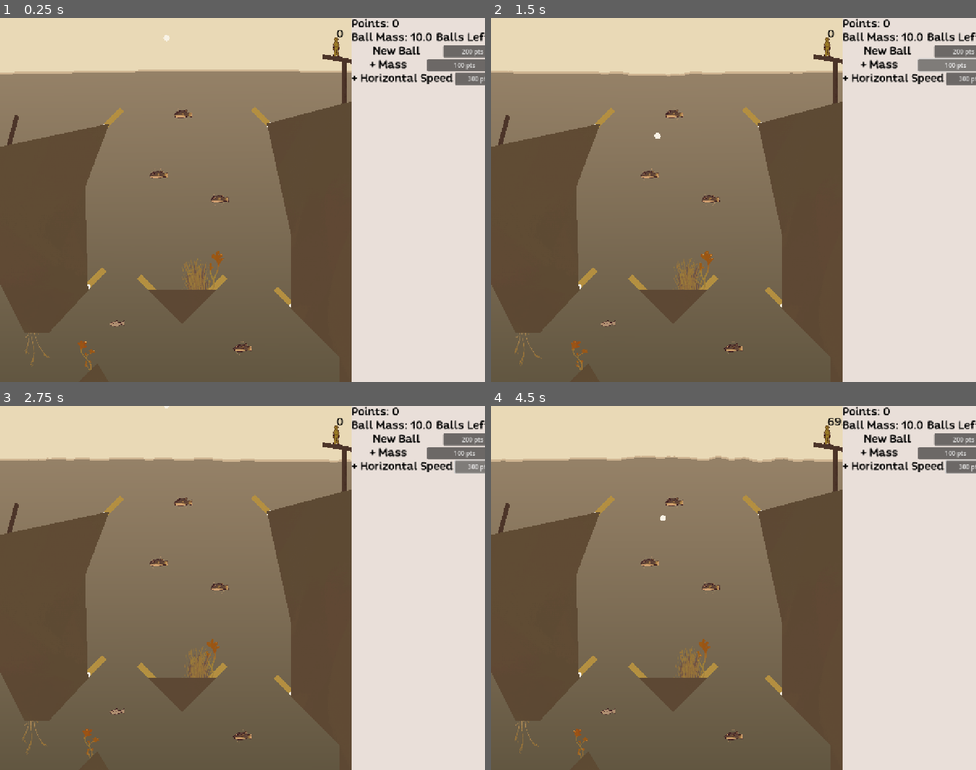
Above: before the commit, frames 1-4 (two rows, left to right).
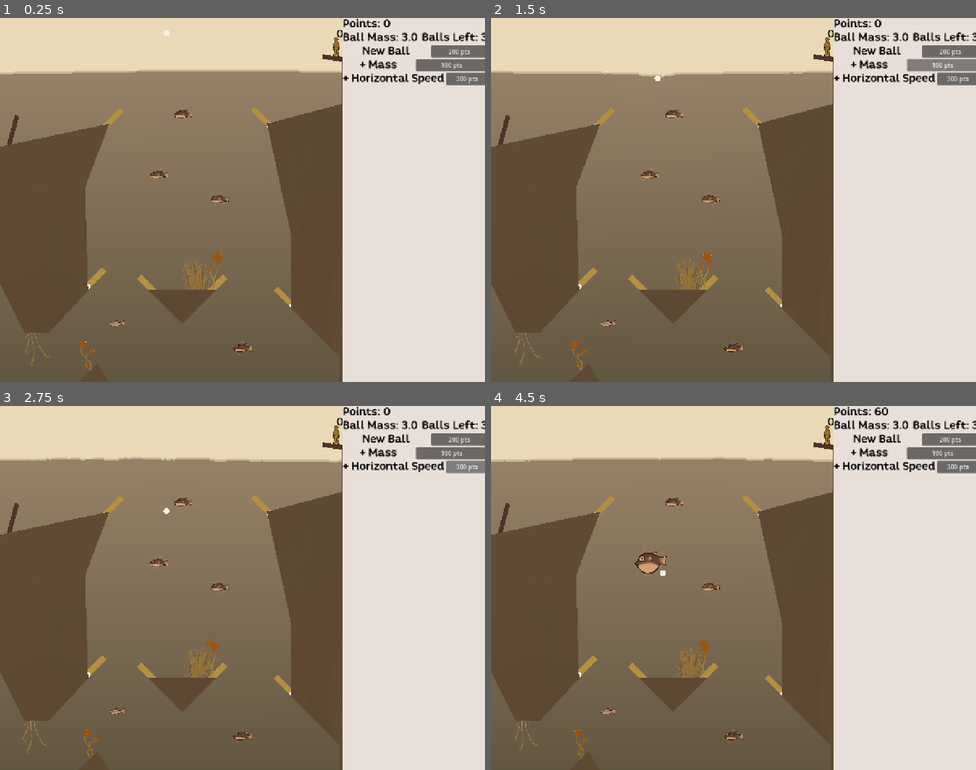
Above: after the commit, the same moments.

Repository: AlexSabetti/pinballgamedanglingpointers
Game: Godot game, scene res://Scenes/Levels/dev_level.tscn
Same seed, same stepped clock (60 frames per second), same inputs: the game is played once before the commit and once after it.
Inputs (mouse positions are in pixels of both pictures, inside the frame that each line leads up to):
- Up to frame 1 (0.25 s): no input
- Up to frame 2 (1.5 s): click "200 pts" at 0.5 s; click "100 pts" at 1.25 s
- Up to frame 3 (2.75 s): click "300 pts" at 2 s
- Up to frame 4 (4.5 s): tap Enter (ui_accept) at 2.75, 3.02, 3.77 s; move the mouse to (840, 569) at 2.77 s; hold D (move_right) 2.78-3.53 s; right-click (840, 569) at 2.85 s; move the mouse to (636, 606) at 3.52 s; hold A (move_left) 3.53-4.28 s; tap R (return_ball) at 3.6 s; move the mouse to (782, 507) at 4.27 s; hold D (move_right) from 4.28 s (still down); right-click (782, 507) at 4.35 s

The runs differ from the first frame. In frame 1, 3.5% of the frame differs, in the area x 33-100%, y 0-100%; in frame 2, 3.6%; in frame 3, 3.7%; in frame 4, 4.0%, in the area x 2-100%, y 0-100%.

Commit message:
Unstable

Diff:
--- a/Ball2.tscn
+++ b/Ball2.tscn
@@ -14,7 +14,10 @@
 collision_mask = 5
 contact_monitor = true
 max_contacts_reported = 5
+linear_damp = 1.0
 script = ExtResource("1_1idr5")
+def_mass = 0.6
+strafe_mod = 1.5
 
 [node name="CollisionShape2D" type="CollisionShape2D" parent="."]
 shape = SubResource("CircleShape2D_3dv24")
--- a/Scenes/Levels/dev_level.tscn
+++ b/Scenes/Levels/dev_level.tscn
@@ -1,10 +1,10 @@
-[gd_scene load_steps=27 format=3 uid="uid://dy2xtfmqqdllt"]
+[gd_scene load_steps=29 format=3 uid="uid://dy2xtfmqqdllt"]
 
 [ext_resource type="PackedScene" uid="uid://dptuwkou7rtwb" path="res://Scenes/UI/ui_game.tscn" id="2_a4gs4"]
 [ext_resource type="Texture2D" uid="uid://btntiqtwb0eny" path="res://Resources/Textures/PinBallSeaSketch.png" id="2_qjxb5"]
 [ext_resource type="PackedScene" uid="uid://dydf8crpits10" path="res://Scenes/Entities/bumper.tscn" id="3_5de3p"]
+[ext_resource type="Script" path="res://Scripts/camera_endgame.gd" id="3_s552w"]
 [ext_resource type="PackedScene" uid="uid://dt717xlm4kygx" path="res://Scenes/Entities/obsticle_box.tscn" id="4_x6hwe"]
-[ext_resource type="PackedScene" uid="uid://785u5c1jkney" path="res://Scenes/Entities/deathVolume.tscn" id="5_qxfwy"]
 [ext_resource type="PackedScene" uid="uid://cysp5xv0gmlxc" path="res://Scenes/Entities/paddle.tscn" id="6_bnqav"]
 [ext_resource type="PackedScene" uid="uid://bkjlpphibbfog" path="res://Scenes/Entities/gameLogic.tscn" id="7_5de3p"]
 [ext_resource type="PackedScene" uid="uid://doja10tjwix3v" path="res://Ball2.tscn" id="7_ef5lw"]
@@ -19,11 +19,12 @@
 [ext_resource type="Texture2D" uid="uid://colxa7rc48bsb" path="res://Resources/Textures/Sprites/Reeds2_a1.png" id="13_jioky"]
 [ext_resource type="Texture2D" uid="uid://cr84gnmxdj4jc" path="res://Resources/Textures/Sprites/Reeds1_a1.png" id="13_qxfwy"]
 [ext_resource type="PackedScene" uid="uid://b4r1olpwnewxr" path="res://Scenes/Entities/ball_launcher.tscn" id="16_jioky"]
+[ext_resource type="Script" path="res://Scripts/endgame_volume.gd" id="21_tx5x5"]
 
 [sub_resource type="QuadMesh" id="QuadMesh_w50ga"]
 
 [sub_resource type="RectangleShape2D" id="RectangleShape2D_gad6j"]
-size = Vector2(20, 82.0422)
+size = Vector2(19.6667, 82.0422)
 
 [sub_resource type="RectangleShape2D" id="RectangleShape2D_qjxb5"]
 size = Vector2(42.6666, 2.66632)
@@ -38,6 +39,9 @@
 
 [sub_resource type="OccluderPolygon2D" id="OccluderPolygon2D_jioky"]
 polygon = PackedVector2Array(-128, 367, 288, 279, 224, 447, 232, 719, 128, 831, 64.0488, 831, 0, 703, -128, 703)
+
+[sub_resource type="RectangleShape2D" id="RectangleShape2D_gci2r"]
+size = Vector2(899, 391)
 
 [node name="Dev_Level" type="Node2D"]
 
@@ -84,6 +88,7 @@
 limit_smoothed = true
 drag_horizontal_enabled = true
 drag_vertical_enabled = true
+script = ExtResource("3_s552w")
 
 [node name="Water2d" parent="." instance=ExtResource("9_w50ga")]
 position = Vector2(-480, 144)
@@ -109,18 +114,13 @@
 
 [node name="Entities" type="Node2D" parent="."]
 
-[node name="DeathVolume" parent="Entities" instance=ExtResource("5_qxfwy")]
-position = Vector2(1964, 1351)
-
-[node name="CollisionShape2D" parent="Entities/DeathVolume" index="0"]
-position = Vector2(-897, -527)
-
 [node name="BallLauncher" parent="Entities" instance=ExtResource("16_jioky")]
 position = Vector2(887, 105)
 
 [node name="Ball" parent="Entities" instance=ExtResource("7_ef5lw")]
 position = Vector2(439, 26)
-def_mass = 0.6
+linear_damp = 10.0
+def_mass = 3.0
 
 [node name="FlipperL" parent="Entities" instance=ExtResource("6_bnqav")]
 position = Vector2(276, 288)
@@ -185,7 +185,7 @@
 script = ExtResource("11_uq5vq")
 
 [node name="CollisionShape2D" type="CollisionShape2D" parent="Entities/DeathVolume2"]
-position = Vector2(124, 6)
+position = Vector2(122, 6)
 scale = Vector2(12, 22.72)
 shape = SubResource("RectangleShape2D_gad6j")
 
@@ -327,9 +327,19 @@
 texture = ExtResource("9_6nybb")
 polygon = PackedVector2Array(640, 1087, 768, 1087, 704, 1215, 640, 1215)
 
+[node name="Area2D" type="Area2D" parent="."]
+position = Vector2(474, 1270)
+script = ExtResource("21_tx5x5")
+
+[node name="CollisionShape2D" type="CollisionShape2D" parent="Area2D"]
+position = Vector2(-22.5, 185.5)
+shape = SubResource("RectangleShape2D_gci2r")
+
+[connection signal="body_entered" from="Entities/DeathVolume2" to="Entities/DeathVolume2" method="_on_body_entered"]
+[connection signal="body_entered" from="Area2D" to="Area2D" method="_on_body_entered"]
+
 [editable path="Water2d"]
 [editable path="Water2d2"]
-[editable path="Entities/DeathVolume"]
 [editable path="Geometry/ObsticleBox10"]
 [editable path="Geometry/ObsticleBox11"]
 [editable path="Geometry/ObsticleBox12"]
--- a/Scenes/UI/ui_game.tscn
+++ b/Scenes/UI/ui_game.tscn
@@ -13,7 +13,7 @@
 anchor_bottom = 1.0
 grow_horizontal = 2
 grow_vertical = 2
-theme_override_constants/margin_left = 970
+theme_override_constants/margin_left = 910
 
 [node name="ColorRect" type="ColorRect" parent="MarginContainer"]
 layout_mode = 2
--- a/Scripts/Ball.gd
+++ b/Scripts/Ball.gd
@@ -40,16 +40,16 @@
 	else:
 		# check left ball control input
 		if Input.is_action_pressed("move_left"):
-			linear_velocity.x += -0.5 * strafe_mod
-			linear_velocity.x = max(linear_velocity.x, -20)
+			linear_velocity.x += -1 * strafe_mod
+			#linear_velocity.x = max(linear_velocity.x, -100)
 		# else: if Input.is_action_just_released("move_left"):
 		# 	linear_velocity.x += 0.5
 		# 	linear_velocity.x = min(linear_velocity.x, 20)
 
 		# check right ball control input
 		if Input.is_action_pressed("move_right"):
-			linear_velocity.x += 0.5 * strafe_mod
-			linear_velocity.x = min(linear_velocity.x, 20)
+			linear_velocity.x += 1 * strafe_mod
+			#linear_velocity.x = min(linear_velocity.x, 100)
 		#if(linear_velocity.y < Global.standard_gravity * 2):
 			#linear_velocity.y = Global.standard_gravity * 2
 	# else: if Input.is_action_just_released("move_right"):
@@ -69,8 +69,8 @@
 		print("volume: " + str(volume))
 		var buoyant_force =  (Global.water_density *  Global.standard_gravity) - (density * Global.standard_gravity) # aprox_submerged *
 		state.apply_central_force(Vector2(0, buoyant_force))
-		if state.linear_velocity.y < Global.water_density * 1.3 * Global.standard_gravity:
-			state.linear_velocity.y = Global.water_density * 1.3 * Global.standard_gravity
+		if state.linear_velocity.y < Global.water_density * 0.9 * Global.standard_gravity:
+			state.linear_velocity.y = Global.water_density * 0.9 * Global.standard_gravity
 		print("Buoyant Force: " + str(buoyant_force))
 
 # recieve signal for when something collides with the ball
@@ -92,6 +92,7 @@
 func destroy_ball():
 
 	print("ball destroyed")
+	Global.gameLogic.is_ball_in_play = false
 	# We'll either make this send a signal or have the game logic code check whether or not the ball is considered "recoverable" despite its demise
 	queue_free()
 
--- a/Scripts/GameLogic.gd
+++ b/Scripts/GameLogic.gd
@@ -11,12 +11,12 @@
 
 @onready var game_ui: shopUI = $UI_game
 
-var current_ball_mass: float = 10.0
+var current_ball_mass: float = 3.0
 var current_ball_radius: float = 8
-var cur_strafe_mod = 1.0
+var cur_strafe_mod = 1.5
 
 # whether or not there is a ball in play on the board
-var is_ball_in_play:bool = false
+var is_ball_in_play:bool = true
 var is_ball_launch_prep:bool = false
 
 func _ready() -> void:
--- a/Scripts/Global.gd
+++ b/Scripts/Global.gd
@@ -3,4 +3,4 @@
 # global ref to GameLogic
 var gameLogic: GameLogic
 var standard_gravity: float = -9.8
-var water_density: float = 100.0
+var water_density: float = 10.0
--- a/Scripts/SigBus.gd
+++ b/Scripts/SigBus.gd
@@ -12,3 +12,6 @@
 # For the shop / ui
 signal update_stats()
 signal add_points(points: int)
+
+# endgame sequence
+signal endgame()
--- /dev/null
+++ b/Scripts/camera_endgame.gd
@@ -0,0 +1,15 @@
+class_name camera_endgame
+extends Camera2D
+
+var signal_manager: SigBus = Manager
+@export var monitor_ball: Ball
+var endgame: bool = false
+func _ready():
+	signal_manager.connect("endgame",_on_endgame)
+
+func _on_endgame():
+	endgame = true
+
+func _process(_delta):
+	if endgame:
+		position = monitor_ball.global_position
